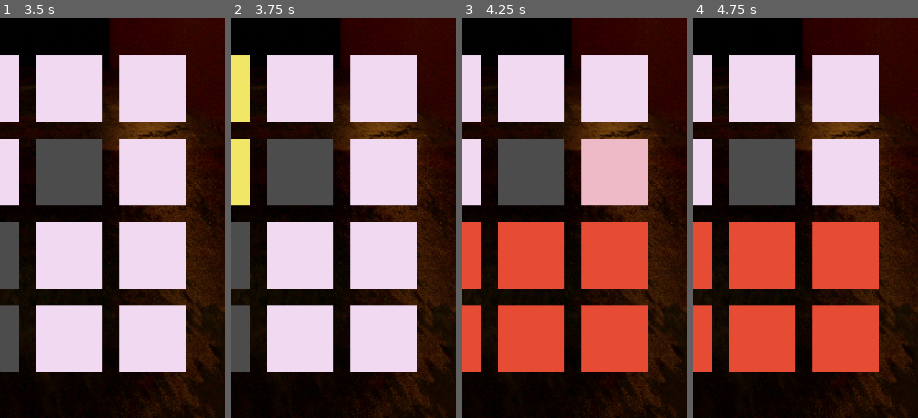
Above: before the commit, frames 1-4 (left to right).
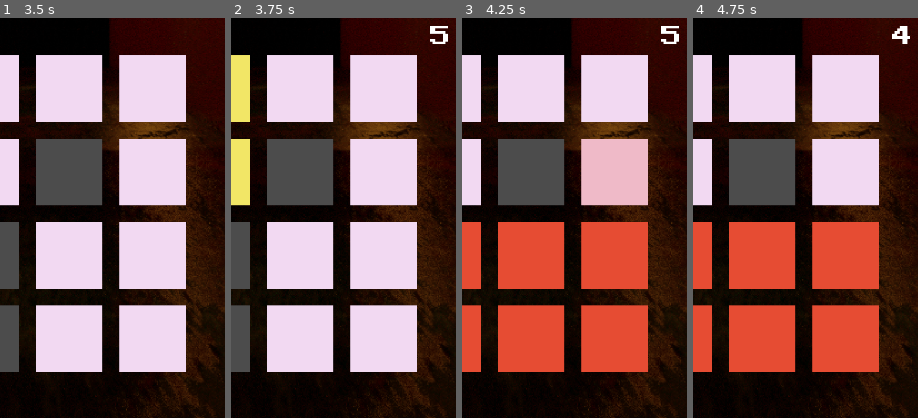
Above: after the commit, the same moments.

Repository: numberpup/phantom-passage
Game: Godot game, scene res://Scenes/UI/SplashScreen.tscn
Two runs of this game, one before a commit and one after it. Both use one fixed random seed, a clock stepped at 60 frames per second and the inputs below.
Inputs (mouse positions are % of the whole screen's width and height, from its top left):
- Up to frame 1 (3.5 s): move the mouse to (72, 45) at 0.52 s; click (72, 45) at 0.67 s; drag from (30, 55) to (45, 70) at 1.27 s; click "START" at 2 s; tap Enter at 2.75 s; move the mouse to (60, 28) at 2.77 s; click (60, 28) at 2.92 s
- Up to frame 2 (3.75 s): drag from (45, 70) to (20, 35) at 3.52 s
- Up to frame 3 (4.25 s): no input
- Up to frame 4 (4.75 s): move the mouse to (80, 65) at 4.27 s; click (80, 65) at 4.42 s
The pictures show only the part of the screen within x 44-94%, y 48-98%; the shares and areas given below are measured in that part.

Frame 1 is identical in both runs. In frame 2, 0.2% of the frame differs, in the area x 88-97%, y 2-7%; in frame 3, 0.2%; in frame 4, 0.2%.

Commit message:
Implemented turns with timer
- Enemy now attacks once player turn is done as indicated by timer.
- Gameboard now handles cases where player happens to be touching the board when the timer ends – if puzzle is incomplete, trigger automatic board fail then proceed with enemy turn. If puzzle is complete (other than lifting from the gameboard) trigger board clear success then proceed with enemy turn (if enemy is still alive after that successful player attack).

Diff:
--- a/Scenes/Gameboard.tscn
+++ b/Scenes/Gameboard.tscn
@@ -14,3 +14,5 @@
 max_board_size = 5
 min_obstacle_count = 2
 max_obstacle_count = 7
+
+[node name="AnimatedSprite2D" type="AnimatedSprite2D" parent="."]
--- a/Scenes/LevelScreen.tscn
+++ b/Scenes/LevelScreen.tscn
@@ -48,6 +48,32 @@
 grow_horizontal = 2
 grow_vertical = 2
 pivot_offset = Vector2(350, 350)
+
+[node name="TimerContainer" type="MarginContainer" parent="."]
+custom_minimum_size = Vector2(100, 100)
+layout_mode = 1
+anchors_preset = 6
+anchor_left = 1.0
+anchor_top = 0.5
+anchor_right = 1.0
+anchor_bottom = 0.5
+offset_left = -130.0
+offset_top = -50.0
+offset_right = -30.0
+offset_bottom = 50.0
+grow_horizontal = 0
+grow_vertical = 2
+
+[node name="TimerLabel" type="RichTextLabel" parent="TimerContainer"]
+layout_mode = 2
+theme_override_fonts/normal_font = ExtResource("3_6xjha")
+theme_override_font_sizes/normal_font_size = 100
+bbcode_enabled = true
+text = "[center]15"
+
+[node name="Timer" type="Timer" parent="TimerContainer"]
+wait_time = 5.0
+one_shot = true
 
 [node name="MarginContainer" type="MarginContainer" parent="."]
 custom_minimum_size = Vector2(900, 900)
@@ -103,5 +129,7 @@
 bbcode_enabled = true
 text = "[center]"
 
+[connection signal="enemy_turn" from="." to="MarginContainer/GameBoard" method="_on_enemy_turn"]
+[connection signal="timeout" from="TimerContainer/Timer" to="." method="_on_timer_end"]
 [connection signal="board_clear" from="MarginContainer/GameBoard" to="." method="_on_game_board_board_clear"]
 [connection signal="turn_start" from="MarginContainer/GameBoard" to="." method="_on_player_turn_start"]
--- a/Scenes/UI/ProgressionScreen.tscn
+++ b/Scenes/UI/ProgressionScreen.tscn
@@ -15,10 +15,10 @@
 
 [node name="ColorRect" type="ColorRect" parent="."]
 layout_mode = 0
-offset_left = -1841.0
-offset_top = -555.0
-offset_right = 3059.0
-offset_bottom = 2621.0
+offset_left = -2878.0
+offset_top = -1377.0
+offset_right = 4302.0
+offset_bottom = 3439.0
 color = Color(0.10748, 0.10748, 0.10748, 1)
 
 [node name="FloorLabel" type="RichTextLabel" parent="."]
--- a/Scripts/Enemies/EnemyShell.gd
+++ b/Scripts/Enemies/EnemyShell.gd
@@ -93,6 +93,8 @@
 	# Emit signal indicating the global health was updated
 	emit_signal("updated_enemy_health")
 
+
+
 	# Force scale both on the root node and the AnimatedSprite2D
 	scale = Vector2(size_mult, size_mult)  # Scale the root node
 	animated_sprite.scale = Vector2(size_mult, size_mult)  # Scale the sprite further if needed
@@ -118,8 +120,8 @@
 	if health <= 0:
 		health = 0
 		die()
-	else:
-		emit_signal("enemy_attack") # enemy take turn
+	#else:
+		#emit_signal("enemy_attack") # enemy take turn
 
 	# CALL AN updated_enemy_health SIGNAL
 	if not GameManager.player_hp <= 0:
@@ -205,6 +207,10 @@
 	print("Board clear signal received by EnemyShell.")
 	take_damage(GameManager.player_damage)  # Example damage value
 
+func _on_enemy_turn() -> void:
+	print("ON ENEMY TURN SIGNAL RECEIVED FROM LEVELSCREEN")
+	emit_signal("enemy_attack") # enemy take attack turn
+
 
 # Handles enemy death
 func die() -> void:
--- a/Scripts/gameboard.gd
+++ b/Scripts/gameboard.gd
@@ -1,4 +1,6 @@
 extends Node2D
+
+@onready var attack_sprite = $AnimatedSprite2D
 
 ##
 # EXPORTED VARIABLES
@@ -297,6 +299,15 @@
 			return tile
 	return null
 
+func attack_animation() -> void:
+	var original_mod = self.modulate
+
+	var tween = get_tree().create_tween()
+	tween.tween_property(self, "modulate", Color(0, 0, 0), .2)
+	tween.tween_property(self, "modulate", original_mod, .2)
+	enable_board_interaction()
+
+
 ##
 # Enable and disable board interaction
 ##
@@ -305,3 +316,14 @@
 
 func enable_board_interaction():
 	board_interactable = true
+
+
+func _on_enemy_turn() -> void:
+	print("INSIDE ENEMY TURN ON GAMEBOARD")
+	if dragging:
+		# End dragging immediately and trigger fail
+		dragging = false
+		# Wait for fail handling to finish
+		await _check_board_status()
+	disable_board_interaction()
+	attack_animation()
--- a/Scripts/level_screen.gd
+++ b/Scripts/level_screen.gd
@@ -9,12 +9,14 @@
 var encounter_table
 var current_enemy
 var current_encounter = 0
+signal enemy_turn
 
 var is_player_turn = true
 
 func _ready() -> void:
 	encounter_table = preload("res://Scripts/DataProcessors/EncounterTable.gd").new()
 	progress_encounter()
+	$TimerContainer.visible = false
 	$SceneTransition/ColorRect.color.a = 255
 	$SceneTransition/AnimationPlayer.play("fade_out")
 	$InfoBar.update_player_health()
@@ -49,8 +51,12 @@
 	# Connect the updated_enemy_health signal so the infobar can be updated
 	enemy_instance.connect("updated_enemy_health", Callable(self, "_on_enemy_health_updated"))
 
-	# connect the "enemy_attack" signal so enemy can take turns after we clear a gameboard
+	# connect the "enemy_attack" signal so enemy can damage player
 	enemy_instance.connect("enemy_attack", Callable(self, "_player_takes_damage"))
+
+	# connect the "enemy_turn" signal to both enemyshell and gameboard
+	self.connect("enemy_turn", Callable(enemy_instance, "_on_enemy_turn"))
+	self.connect("enemy_turn", Callable($MarginContainer/GameBoard, "_on_enemy_turn"))
 
 	enemy_instance._setup(current_enemy, "enemy")
 
@@ -85,10 +91,19 @@
 	progress_encounter()
 	instantiate_enemy()
 
+func on_timer_change() -> void:
+	$TimerContainer/TimerLabel.text = str(ceil($TimerContainer/Timer.time_left))
 
 func _on_player_turn_start() -> void:
 	print("player turn start called")
-	pass
+	if $TimerContainer/Timer.is_stopped() == true:
+		$TimerContainer.visible = true
+		$TimerContainer/Timer.start()
+
+func _on_timer_end() -> void:
+	$TimerContainer.visible = false
+	emit_signal("enemy_turn")
+
 
 # Signal handler for enemy health update
 func _on_enemy_health_updated() -> void:
@@ -144,3 +159,6 @@
 
 func _on_button_2_pressed() -> void:
 	get_tree().change_scene_to_file("res://Scenes/UI/DebugShopScreen.tscn")
+
+func _process(delta: float) -> void:
+	on_timer_change()
Not shown, added: Builds/Phantom Passage v0.7.1.apk
Not shown, added: Builds/Phantom Passage v0.7.1.apk.idsig
Not shown, added: Builds/Phantom Passage v0.7.apk
Not shown, added: Builds/Phantom Passage v0.7.apk.idsig
